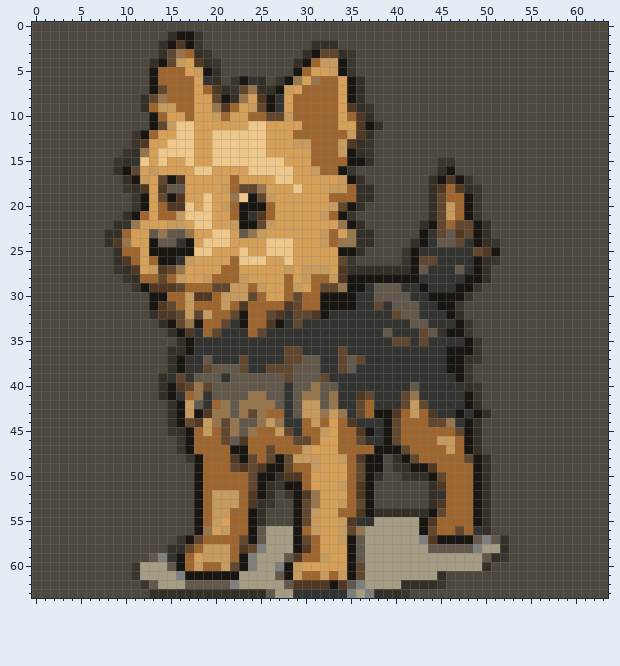
Two versions of one pixel-art sprite, dev_assets/gorda/front.png. The picture above was drawn from the file before the commit.
The file is 64x64 pixels. Colours within 5 levels of each other are drawn and written as one.
The result:
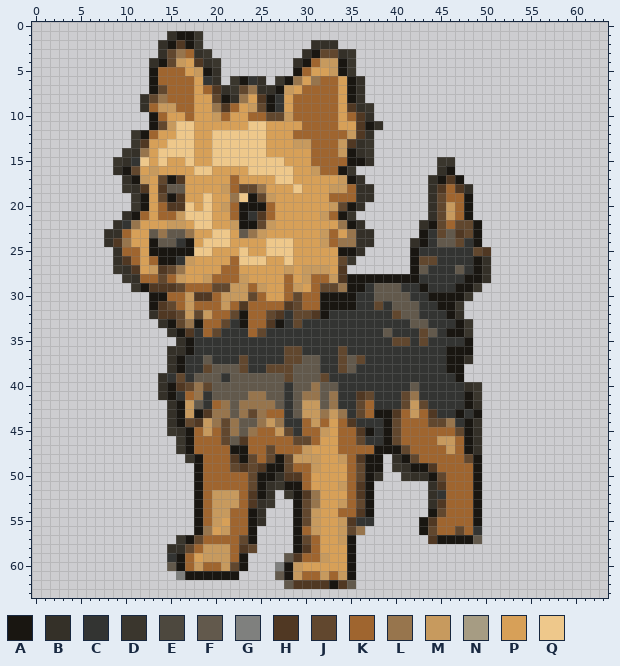
Palette (. is transparent): A #191611  B #343028  C #333432  D #3a362d  E #4d483e  F #62594c  G #7f807e  H #503823  J #61472e  K #9f652f  L #97754d  M #c79a5e  N #a69c83  P #d7a058  Q #eec88b
The exact change:
Changed rows in their new state; - is an unchanged pixel.
first column x 0:
 0 ................................................................
 1 ...............----.............................................
 2 ..............-----............---..............................
 3 ..............------..........------............................
 4 .............--------........-------............................
 5 .............--------........-------............................
 6 .............--------.----.----------...........................
 7 .............------------------------...........................
 8 ............-------------------------...........................
 9 ............--------------------------..........................
10 .............-------------------------..........................
11 .............--------------------------.........................
12 ...........---------------------------..........................
13 ...........---------------------------..........................
14 ..........----------------------------..........................
15 .........-----------------------------.......--.................
16 .........---------------------------.........--.................
17 ..........---------------------------.......----................
18 ..........----------------------------......-----...............
19 ...........---------------------------......-----...............
20 ...........--------------------------.......-----...............
21 ..........--------------------------........-----...............
22 .........----------------------------......-------..............
23 ........------------------------------.....-------..............
24 ........------------------------------....--------..............
25 .........----------------------------.....---------.............
26 .........---------------------------......---------.............
27 .........--------------------------.......---------.............
28 ..........-----------------------------------------.............
29 ...........---------------------------------------..............
30 .............------------------------------------...............
31 .............-----------------------------------................
32 .............-----------------------------------................
33 ..............-----------------------------------...............
34 ...............----------------------------------...............
35 ................---------------------------------...............
36 ...............----------------------------------...............
37 ...............----------------------------------...............
38 ...............---------------------------------................
39 ..............----------------------------------................
40 ..............------------------------------------..............
41 ..............------------------------------------..............
42 ...............-----------------------------------..............
43 ...............-----------------------------------..............
44 ...............-----------------------------------..............
45 ...............-----------------------------------..............
46 ................----------------------------------..............
47 ................----------------------------------..............
48 .................----------------------.----------..............
49 ..................---------------------.----------..............
50 ..................---------------------..---------..............
51 ..................--------------------......------..............
52 ..................---------.----------......------..............
53 ..................---------..---------......------..............
54 ..................--------...---------......------..............
55 ..................--------...---------.....-------..............
56 ..................-------....--------......-------..............
57 ................---------....-------........------..............
58 ...............----------....-------............................
59 ...............---------....--------............................
60 ...............---------...---------............................
61 ................-------....---------............................
62 ............................--------............................
63 ................................................................
Where, in picture pixels (left, top, right, bottom), the same in both pictures:
erased: (32, 22, 608, 598)
